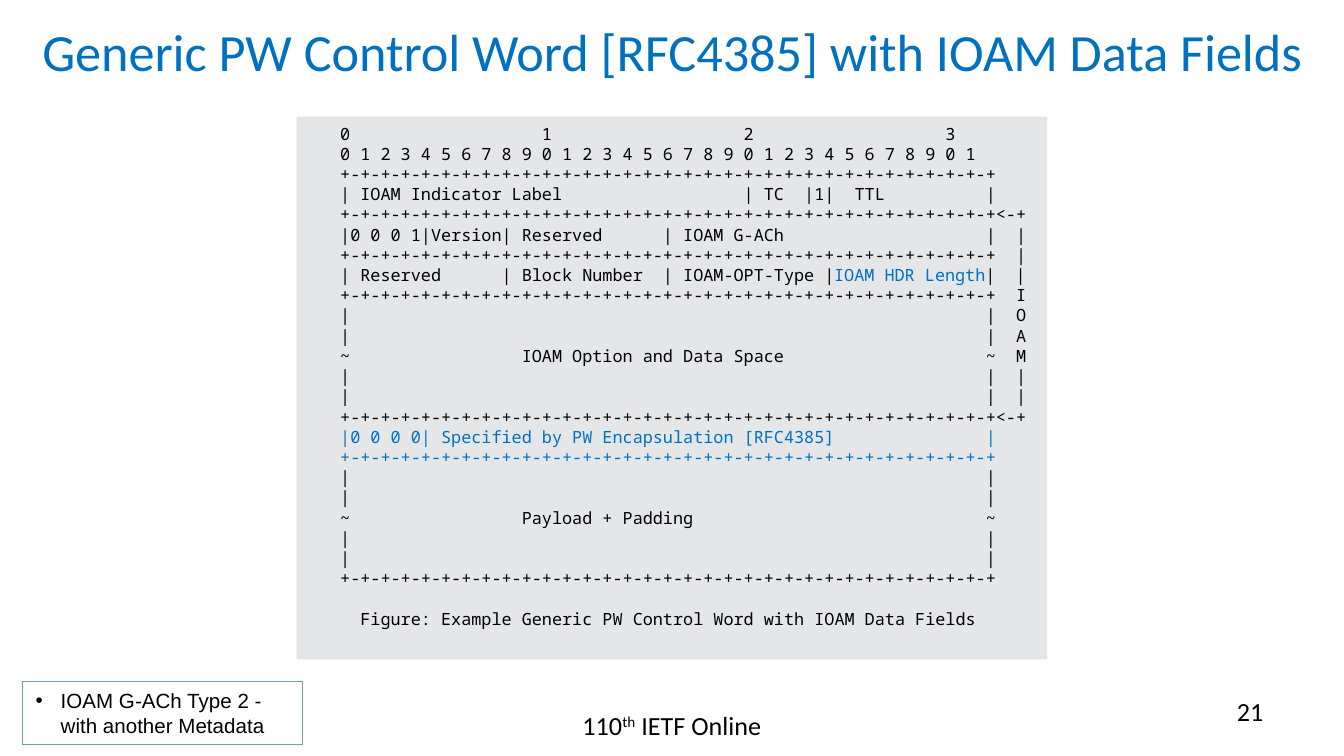
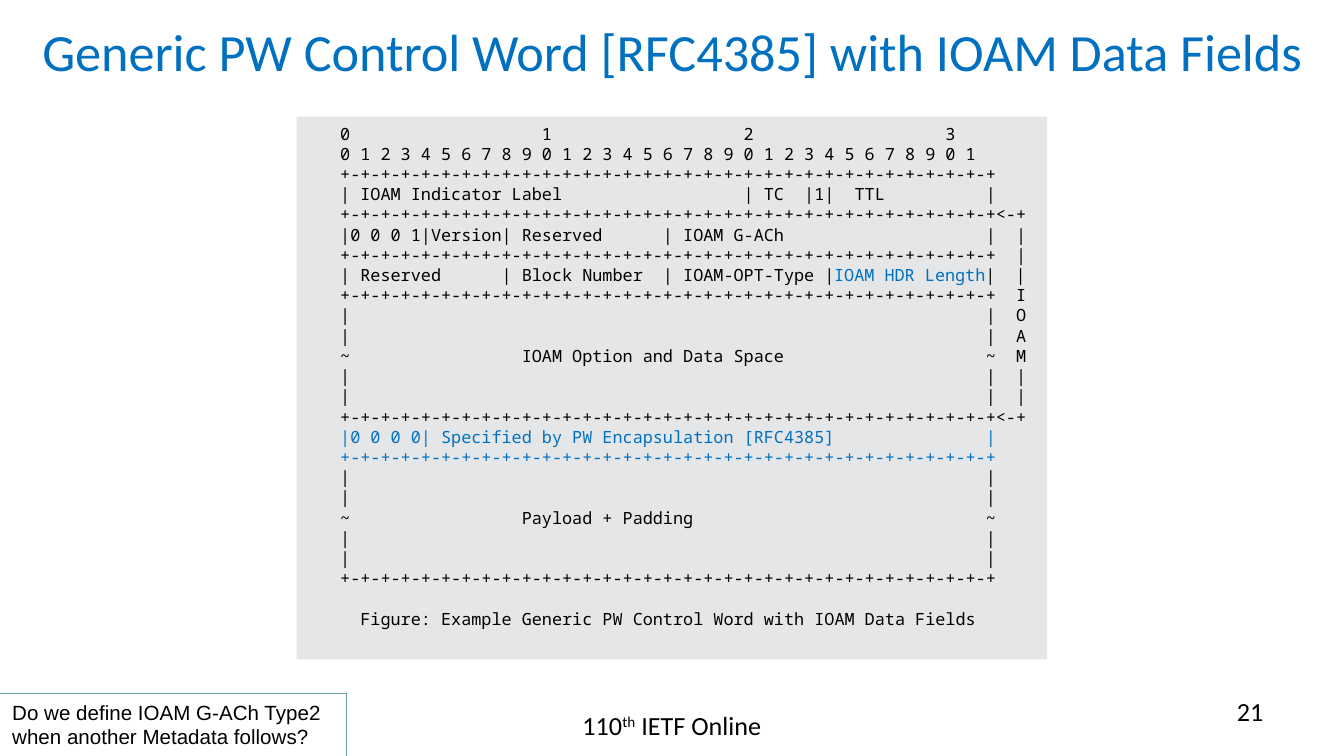
Before and after one commit to rakgandhi/ietf-slides, a slide deck: slide 21 of draft-gandhi-mpls-ioam-sr-06.pptx. Drawn at 1344x756 pixels with LibreOffice and Linux fonts; fonts in the diff are those of the drawing. Boxes give left, top, right and bottom in pixels: in the first picture for what was removed or moved away, otherwise in the second. Text is boxed around its words. In the diff, an @@ line names an element or a change of style, - is before the commit and + after.

```diff
--- a/draft-gandhi-mpls-ioam-sr-06.pptx
+++ b/draft-gandhi-mpls-ioam-sr-06.pptx
@@ rectangle "Do we define IOAM G-ACh ...": place and size @@
-rectangle "Do we define IOAM G-ACh ..." at (23,681,302,745)
+rectangle "Do we define IOAM G-ACh ..." at (0,694,345,756)
@@ text in rectangle at (12,705,320,745): text changed @@
-• IOAM G-ACh Type 2 - with another Metadata
+Do we define IOAM G-ACh Type2 when another Metadata follows?
```
Also in this commit, not shown: 3 other slides changed, 1 other file.
